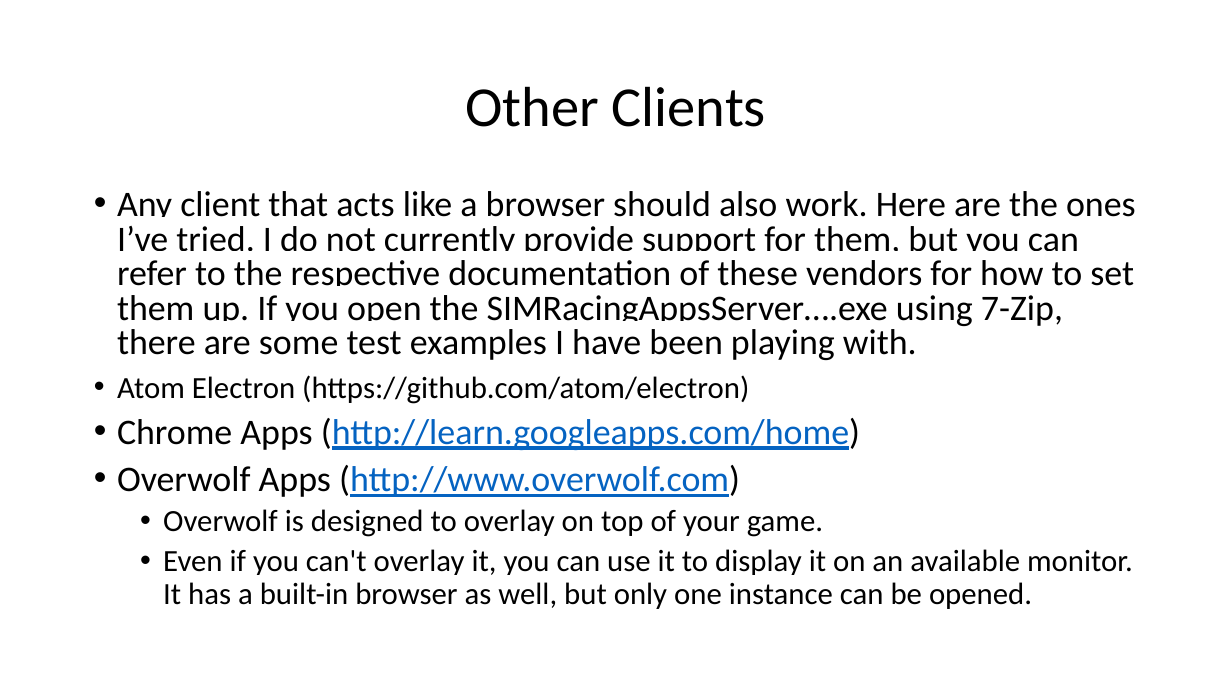
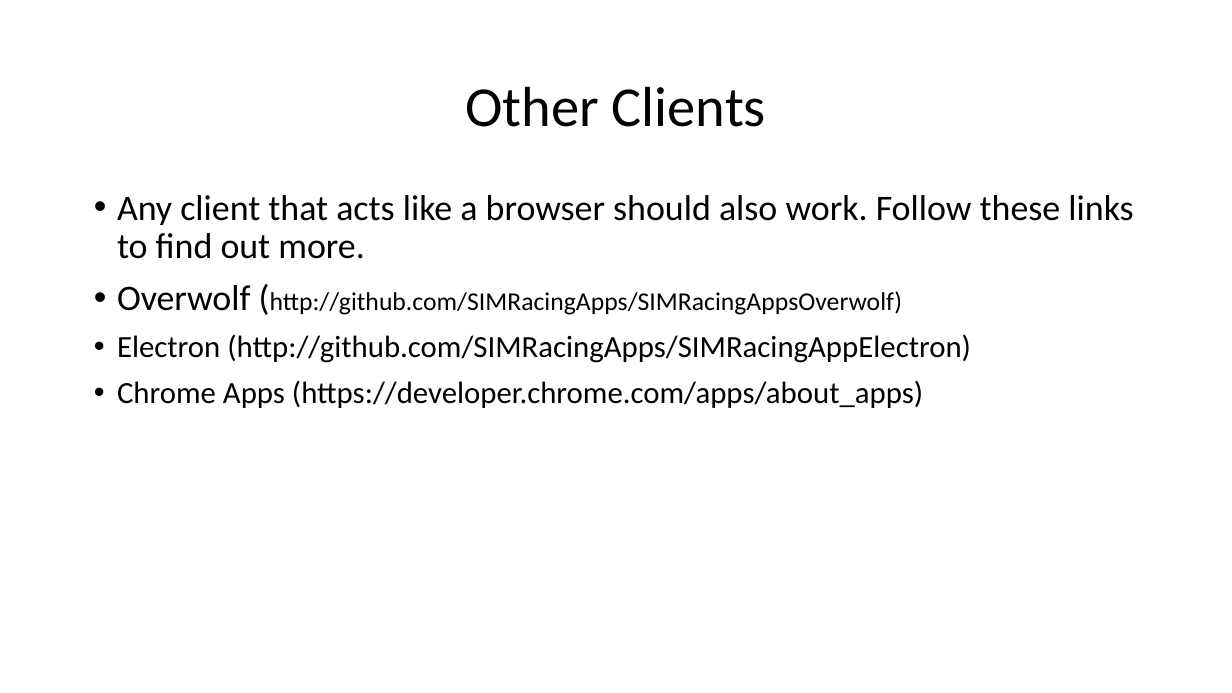
Before and after one commit to SIMRacingApps/SIMRacingApps.github.io, a slide deck: slide 20 of docs/documentation/SIMRacingApps - Quick Start Guide/SIMRacingApps - Quick Start Guide.odp. Drawn at 1232x693 pixels with LibreOffice and Linux fonts; fonts in the diff are those of the drawing. Boxes give left, top, right and bottom in pixels: in the first picture for what was removed or moved away, otherwise in the second. Text is boxed around its words. In the diff, an @@ line names an element or a change of style, - is before the commit and + after.

```diff
--- a/docs/documentation/SIMRacingApps - Quick Start Guide/SIMRacingApps - Quick Start Guide.odp
+++ b/docs/documentation/SIMRacingApps - Quick Start Guide/SIMRacingApps - Quick Start Guide.odp
@@ text at <box>117,195,1133,408</box>: text changed; size 28 to 24 pt @@
-• Any client that acts like a browser should also work. Here are the ones I’ve tried. I do not currently provide support for them, but you can refer to the respective documentation of these vendors for how to set them up. If you open the SIMRacingAppsServer….exe using 7-Zip, there are some test examples I have been playing with.
-• Atom Electron (https://github.com/atom/electron)
-• Chrome Apps (http://learn.googleapps.com/home)
-• Overwolf Apps (http://www.overwolf.com)
-  • Overwolf is designed to overlay on top of your game.
-  • Even if you can't overlay it, you can use it to display it on an available monitor. It has a built-in browser as well, but only one instance can be opened.
+• Any client that acts like a browser should also work. Follow these links to find out more.
+• Overwolf (http://github.com/SIMRacingApps/SIMRacingAppsOverwolf)
+• Electron (http://github.com/SIMRacingApps/SIMRacingAppElectron)
+• Chrome Apps (https://developer.chrome.com/apps/about_apps)
```
Also in this commit, not shown: 10 other slides changed, 25 other files.
